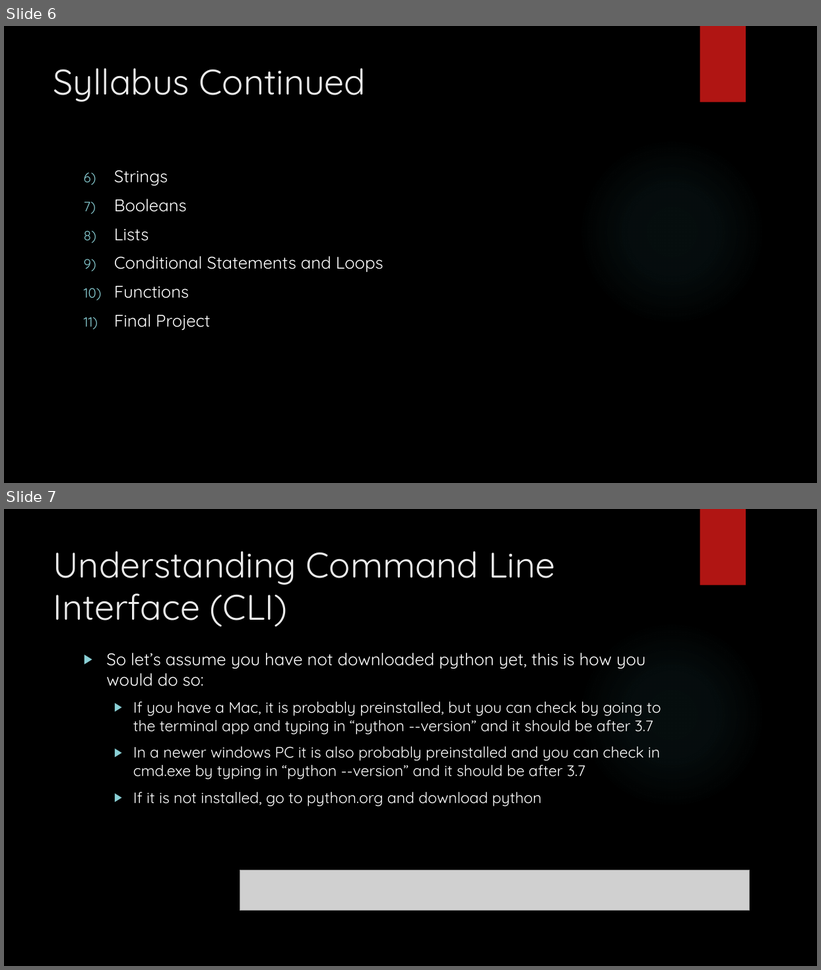
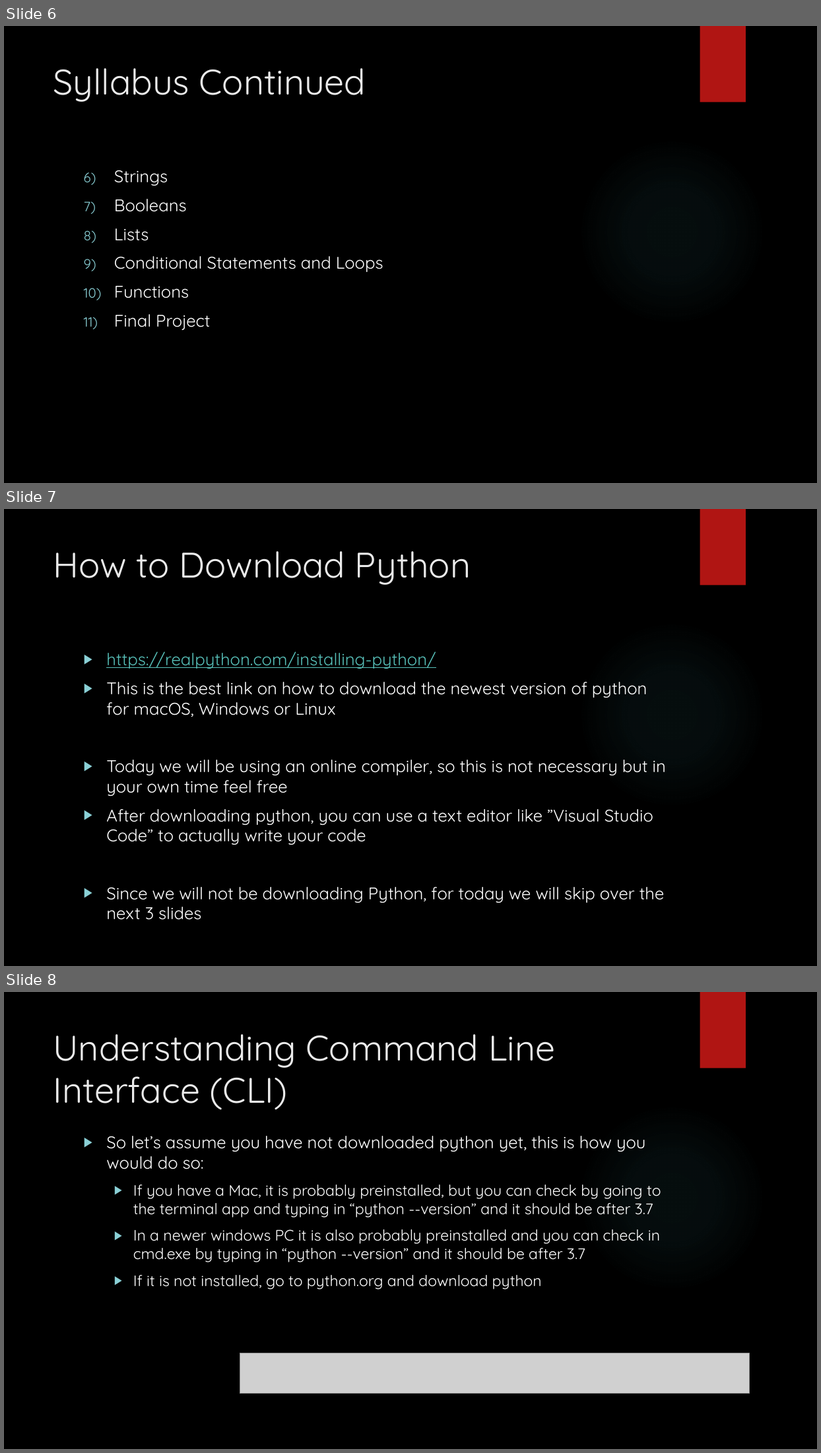
Before and after one commit to siddbose97/pythonWorkshop, a slide deck: pythonpresentation.pptx. Shown one above the other, each under a label of ours: slides 6 and 7 before the commit, slides 6, 7 and 8 after it. The pictures are 821x970 and 821x1453 pixels, drawn with LibreOffice and Linux fonts; fonts in the diff are those of the drawing; grey boxes stand for pictures; background and template pictures are left out. Boxes give left, top, right and bottom in pixels: in the first picture for what was removed or moved away, otherwise in the second. Text is boxed around its words. In the diff, an @@ line names an element or a change of style, - is before the commit and + after.

```diff
--- a/pythonpresentation.pptx
+++ b/pythonpresentation.pptx
@@ slide 7 added at [4,509,817,966], background picture (left out); not listed: 2 template elements that a slide beside it also shows @@
@@ title added at [54,551,471,585], 42 pt, text #EBEBEB @@
+How to Download Python
@@ text added at [106,652,666,920], 20 pt, text #FFFFFF @@
+▶ https://realpython.com/installing-python/
+▶ This is the best link on how to download the newest version of python for macOS, Windows or Linux
+▶ Today we will be using an online compiler, so this is not necessary but in your own time feel free
+▶ After downloading python, you can use a text editor like ”Visual Studio Code” to actually write your code
+▶ Since we will not be downloading Python, for today we will skip over the next 3 slides
@@ what was slide 7 is now slide 8 @@
```
Also in this commit, not shown: 1 slide changed, 1 other file.
